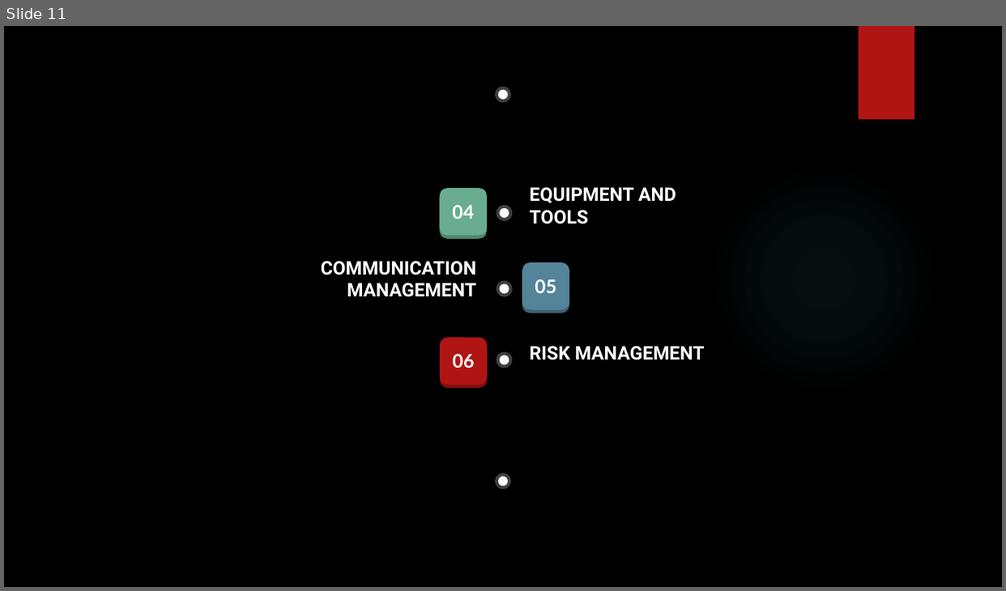
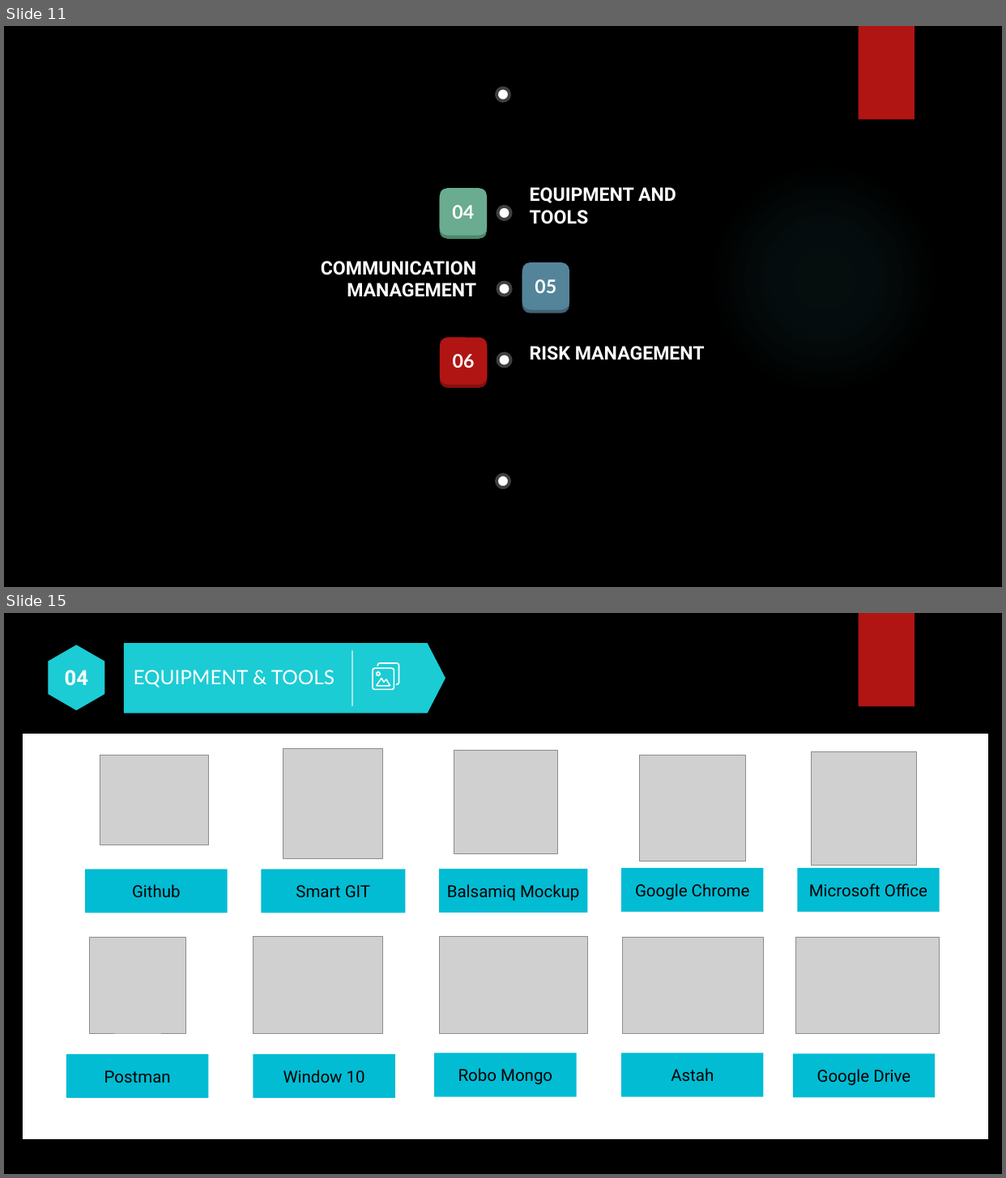
Before and after one commit to khangpqvn/Xanh-Hoa_Lac, a slide deck: Document/KhangPQ/Capstone.pptx. Shown one above the other, each under a label of ours: slide 11 before the commit, slides 11 and 15 after it; the slides between them are not shown. The pictures are 1006x591 and 1006x1178 pixels, drawn with LibreOffice and Linux fonts; fonts in the diff are those of the drawing; grey boxes stand for pictures; background and template pictures are left out. Boxes give left, top, right and bottom in pixels: in the first picture for what was removed or moved away, otherwise in the second. Text is boxed around its words. In the diff, an @@ line names an element or a change of style, - is before the commit and + after.

Commit message:
update //TODO: equipment and tool

```diff
--- a/Document/KhangPQ/Capstone.pptx
+++ b/Document/KhangPQ/Capstone.pptx
@@ slide 15 added at bbox=[4, 613, 1002, 1174], background picture (left out); not listed: 1 template element that a slide beside it also shows @@
@@ freeform shape added at bbox=[49, 645, 105, 711], fill #1BCCD4 @@
@@ freeform shape added at bbox=[124, 643, 445, 713], fill #1BCCD4 @@
@@ rectangle added at bbox=[352, 650, 354, 706], fill #F5F5F5 @@
@@ text added at bbox=[65, 670, 88, 686], 20 pt, text #FFFFFF, bold @@
+04
@@ text added at bbox=[134, 670, 334, 688], 19 pt, text #FFFFFF @@
+EQUIPMENT & TOOLS
@@ freeform shape added at bbox=[373, 662, 400, 690], fill #FFFFFF @@
@@ rectangle added at bbox=[22, 733, 989, 1140], fill #FFFFFF, outline #000000 1.5 pt @@
@@ picture added at bbox=[100, 756, 209, 845] @@
@@ picture added at bbox=[283, 748, 383, 858] @@
@@ picture added at bbox=[454, 751, 558, 854] @@
@@ picture added at bbox=[640, 756, 746, 862] @@
@@ picture added at bbox=[812, 752, 917, 865] @@
@@ rectangle added at bbox=[85, 869, 227, 914], fill #02BCD4, 16 pt, text #000000 @@
+Github
@@ rectangle added at bbox=[261, 869, 405, 914], fill #02BCD4, 16 pt, text #000000 @@
+Smart GIT
@@ rectangle added at bbox=[439, 869, 587, 914], fill #02BCD4, 16 pt, text #000000 @@
+Balsamiq Mockup
@@ rectangle added at bbox=[621, 868, 764, 913], fill #02BCD4, 16 pt, text #000000 @@
+Google Chrome
@@ rectangle added at bbox=[798, 868, 940, 913], fill #02BCD4, 16 pt, text #000000 @@
+Microsoft Office
@@ picture added at bbox=[89, 937, 186, 1033] @@
@@ picture added at bbox=[253, 937, 383, 1033] @@
@@ picture added at bbox=[439, 937, 587, 1033] @@
@@ picture added at bbox=[623, 937, 764, 1033] @@
@@ picture added at bbox=[796, 937, 940, 1033] @@
@@ rectangle added at bbox=[66, 1054, 208, 1099], fill #02BCD4, 16 pt, text #000000 @@
+Postman
@@ rectangle added at bbox=[253, 1054, 395, 1099], fill #02BCD4, 16 pt, text #000000 @@
+Window 10
@@ rectangle added at bbox=[434, 1053, 577, 1097], fill #02BCD4, 16 pt, text #000000 @@
+Robo Mongo
@@ rectangle added at bbox=[621, 1053, 764, 1097], fill #02BCD4, 16 pt, text #000000 @@
+Astah
@@ rectangle added at bbox=[793, 1054, 936, 1098], fill #02BCD4, 16 pt, text #000000 @@
+Google Drive
```
Also in this commit, not shown: 1 slide changed, 6 other slides added, 3 slides removed, 1 other file.
